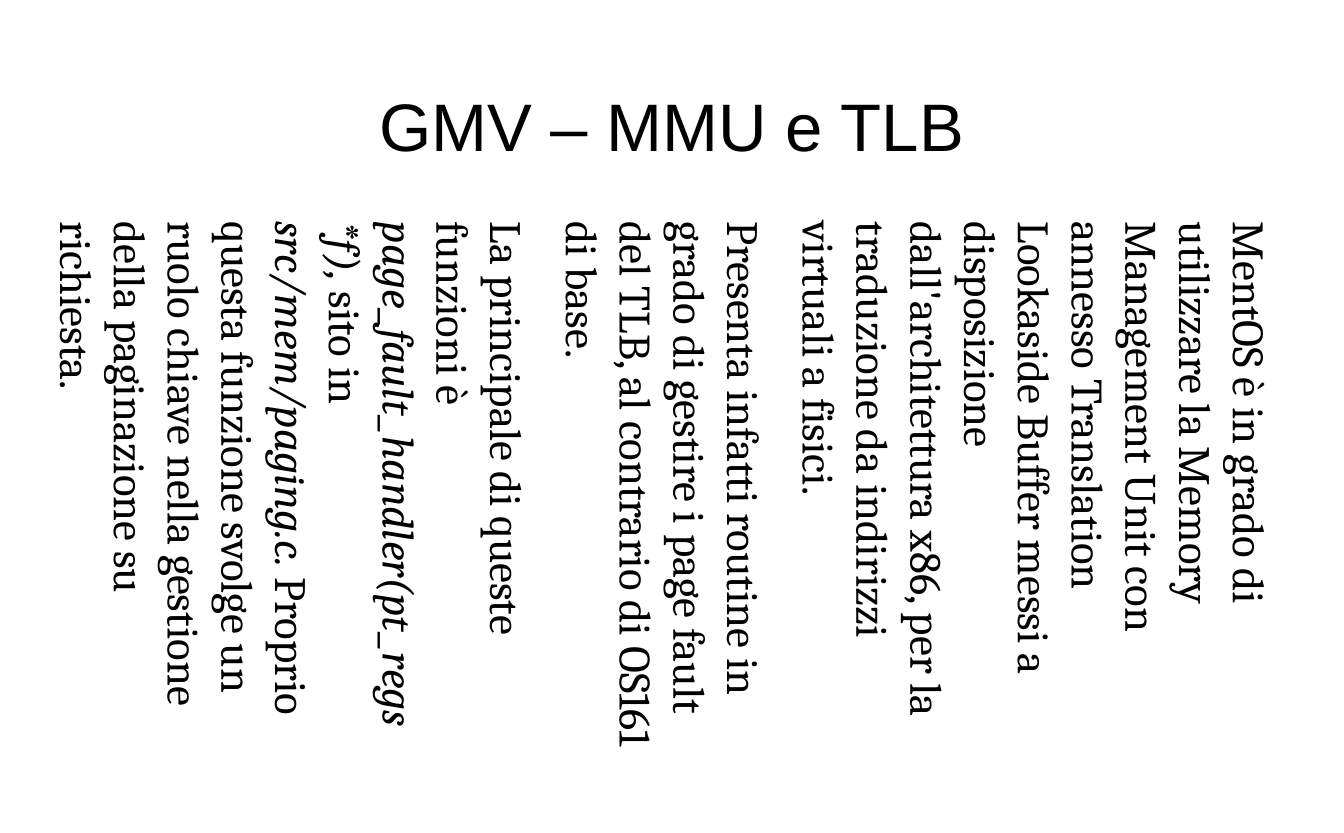
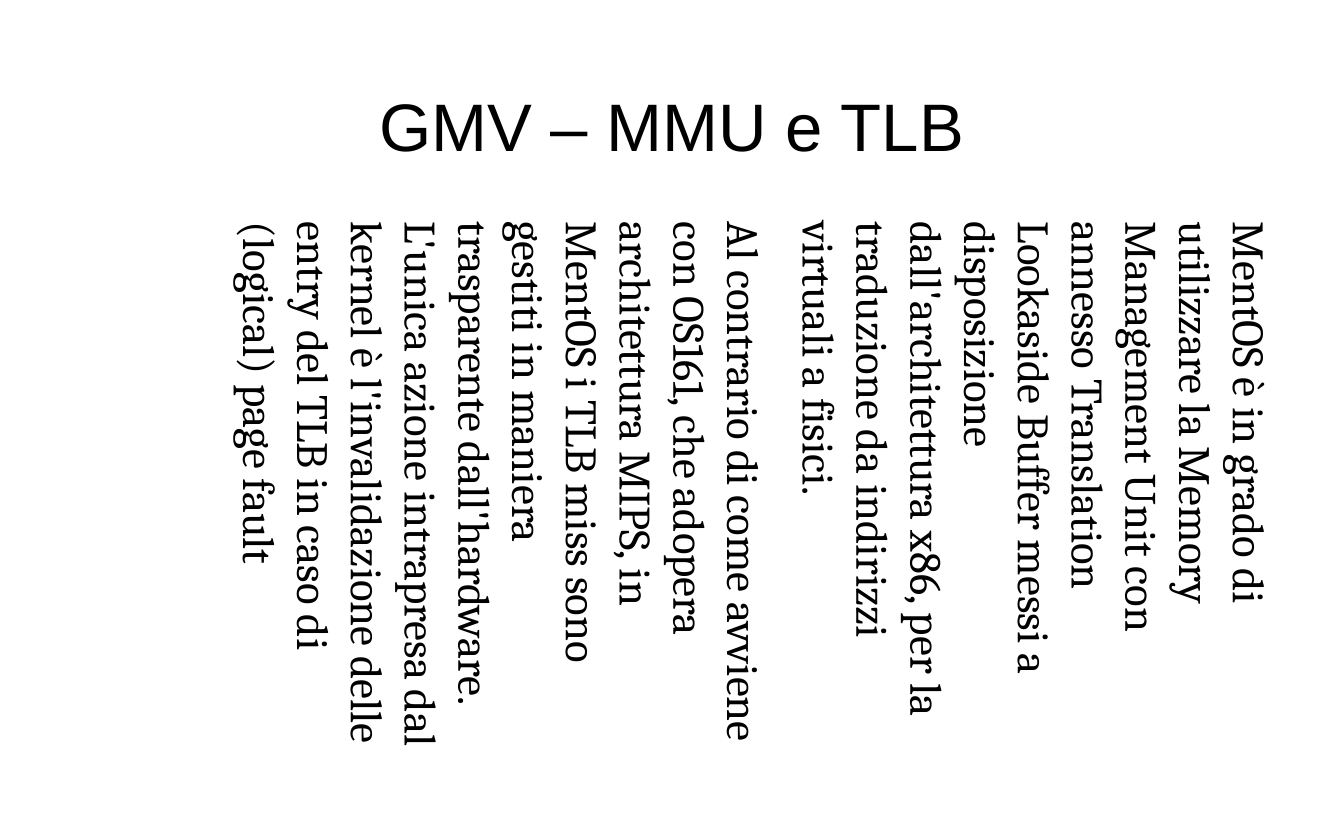
Before and after one commit to ProgrammazioneDiSistema2023-IA-ZZ/Group04, a slide deck: slide 24 of MentOS - Gestione Memoria.odp. Drawn at 1344x833 pixels with LibreOffice and Linux fonts; fonts in the diff are those of the drawing. Boxes give left, top, right and bottom in pixels: in the first picture for what was removed or moved away, otherwise in the second. Text is boxed around its words. In the diff, an @@ line names an element or a change of style, - is before the commit and + after.

Commit message:
Added credits and sources at the end
Still missing the Paging implementation in the Memory part

```diff
--- a/MentOS - Gestione Memoria.odp
+++ b/MentOS - Gestione Memoria.odp
@@ text at box(232, 225, 774, 746): text changed @@
-Presenta infatti routine in grado di gestire i page fault del TLB, al contrario di OS161 di base.
-La principale di queste funzioni è page_fault_handler(pt_regs *f), sito in src/mem/paging.c. Proprio questa funzione svolge un ruolo chiave nella gestione della paginazione su richiesta.
+Al contrario di come avviene con OS161, che adopera architettura MIPS, in MentOS i TLB miss sono gestiti in maniera trasparente dall'hardware. L'unica azione intrapresa dal kernel è l'invalidazione delle entry del TLB in caso di (logical) page fault
```
Also in this commit, not shown: 10 slides added, 3 slides removed, 1 other file.
